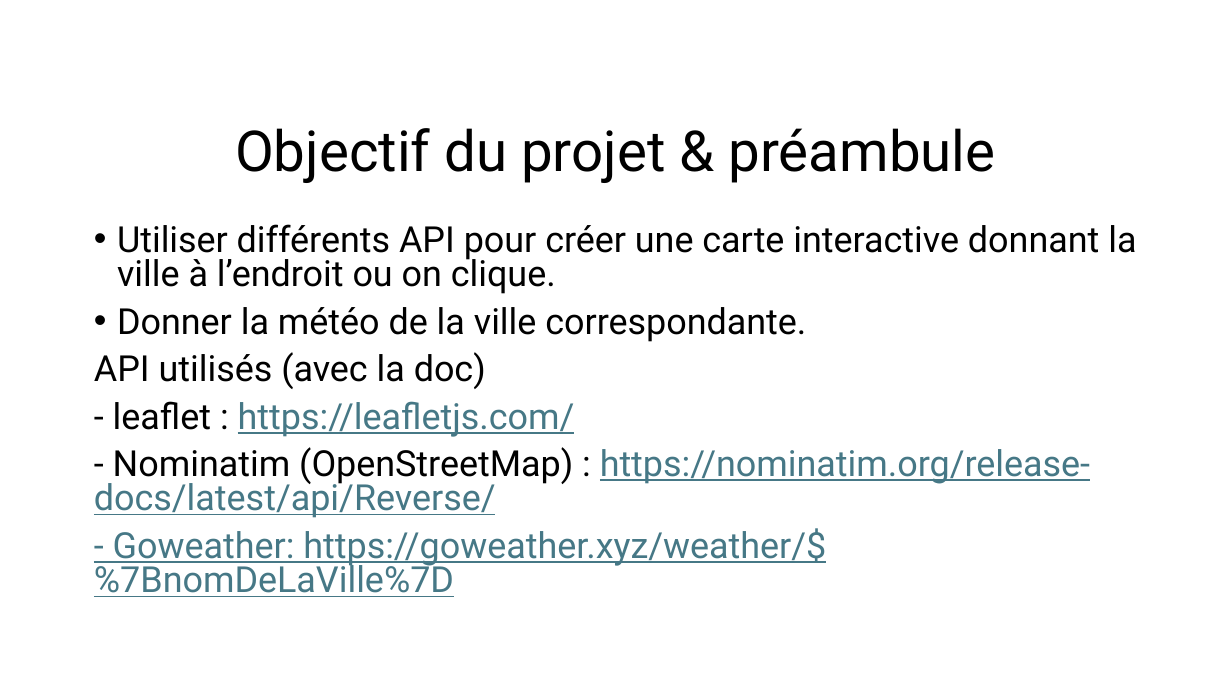
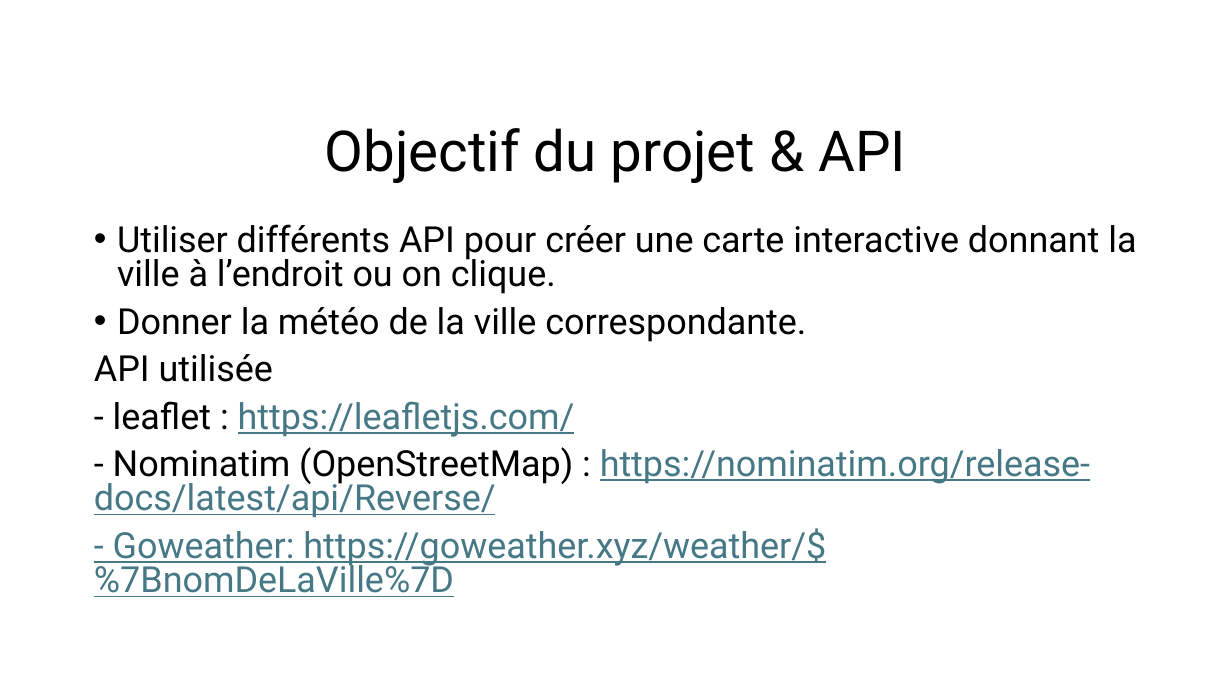
Before and after one commit to Deathur/MapsJS, a slide deck: slide 2 of Présentation Projet.pptx. Drawn at 1232x693 pixels with LibreOffice and Linux fonts; fonts in the diff are those of the drawing. Boxes give left, top, right and bottom in pixels: in the first picture for what was removed or moved away, otherwise in the second. Text is boxed around its words. In the diff, an @@ line names an element or a change of style, - is before the commit and + after.

Commit message:
projet update

```diff
--- a/Présentation Projet.pptx
+++ b/Présentation Projet.pptx
@@ title at bbox=[325, 128, 906, 183]: text changed @@
-Objectif du projet & préambule
+Objectif du projet & API
@@ text at bbox=[94, 354, 273, 382]: text changed @@
-API utilisés (avec la doc)
+API utilisée
```
Also in this commit, not shown: 1 other slide changed.
